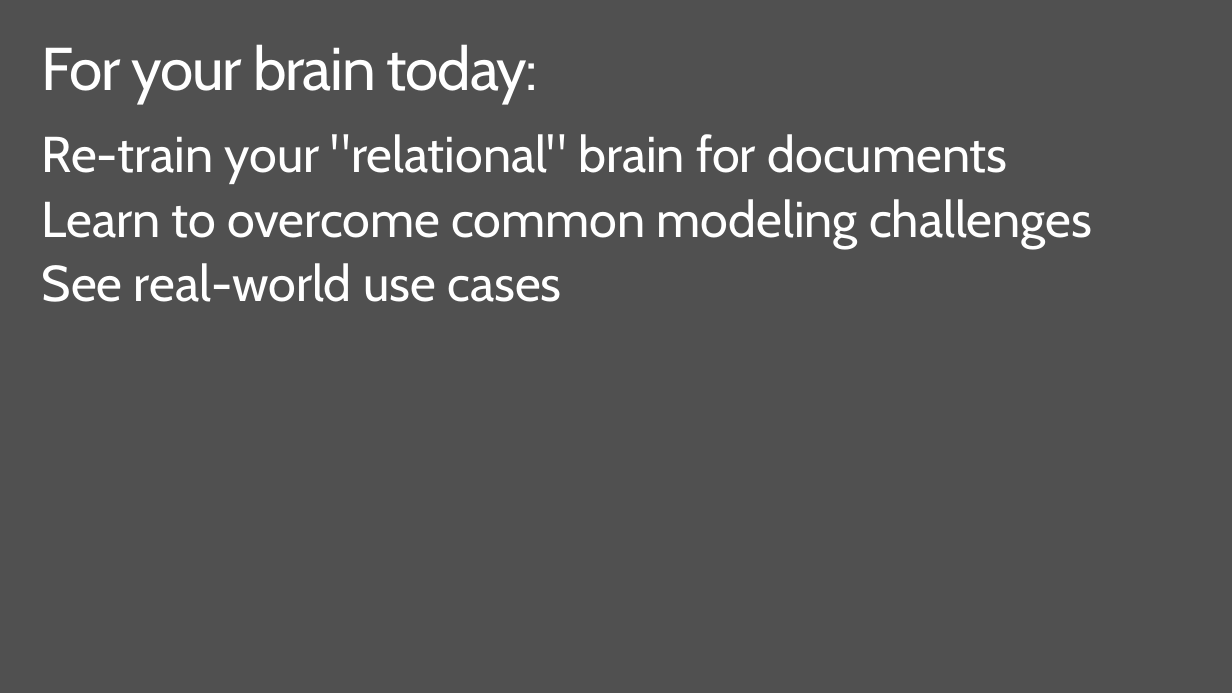
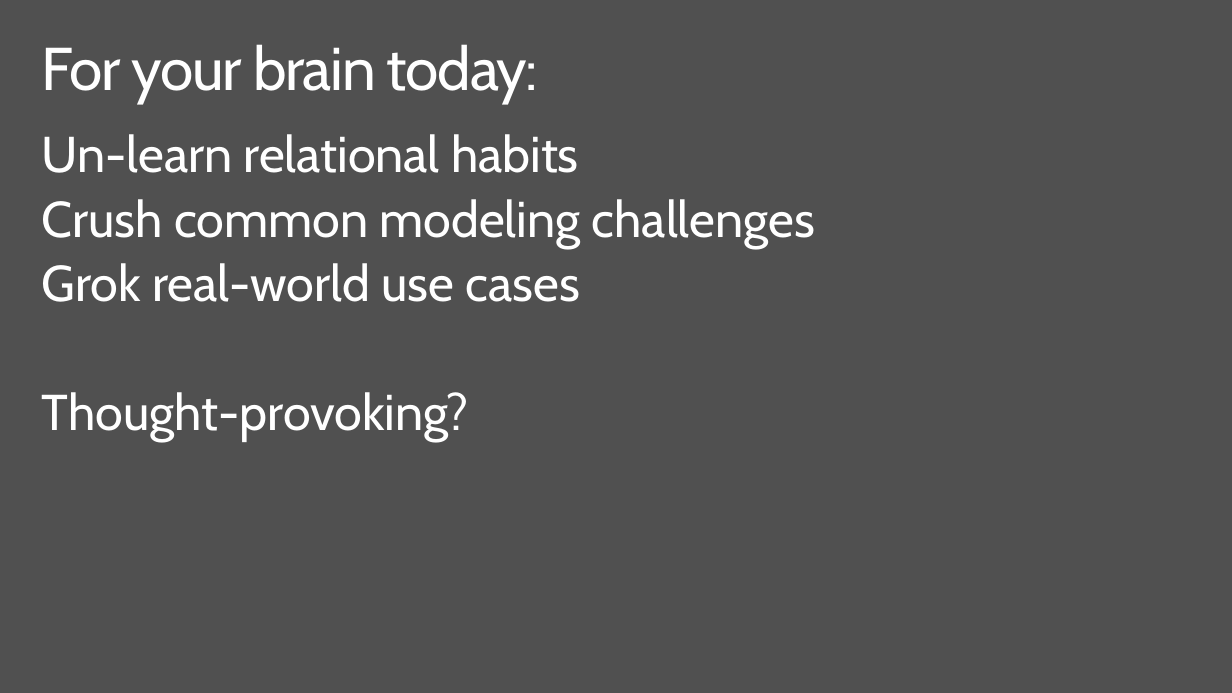
Before and after one commit to dmakogon/decodedconf2016, a slide deck: slide 2 of docmodeling/makogon-docmodeling.pptx. Drawn at 1232x693 pixels with LibreOffice and Linux fonts; fonts in the diff are those of the drawing. Boxes give left, top, right and bottom in pixels: in the first picture for what was removed or moved away, otherwise in the second. Text is boxed around its words. In the diff, an @@ line names an element or a change of style, - is before the commit and + after.

Commit message:
tweaks for doc modeling talk

```diff
--- a/docmodeling/makogon-docmodeling.pptx
+++ b/docmodeling/makogon-docmodeling.pptx
@@ text at (42,134,815,441): text changed @@
-Re-train your "relational" brain for documents
-Learn to overcome common modeling challenges
-See real-world use cases
+Un-learn relational habits
+Crush common modeling challenges
+Grok real-world use cases
+Thought-provoking?
```
Also in this commit, not shown: 7 other slides changed, 1 other file.
